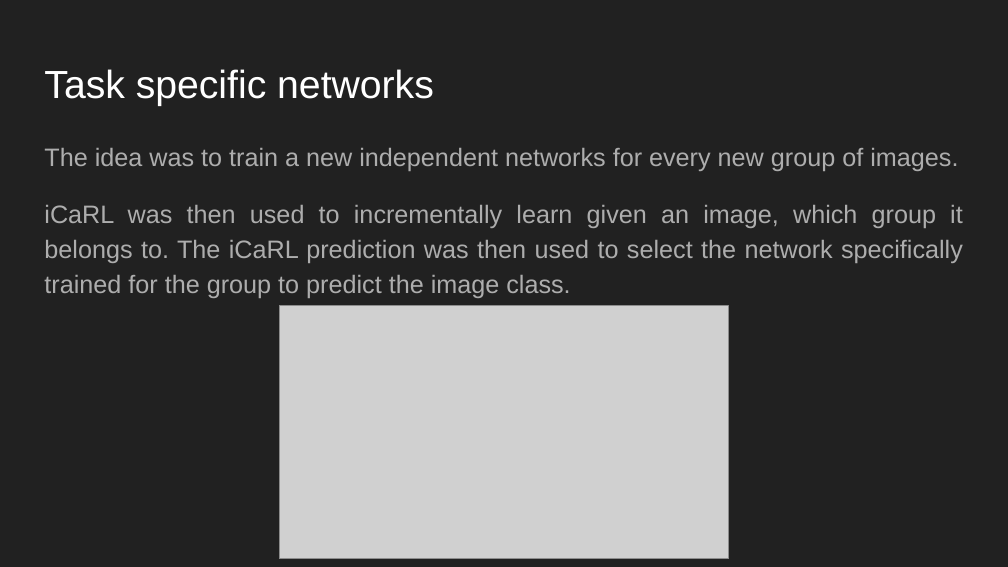
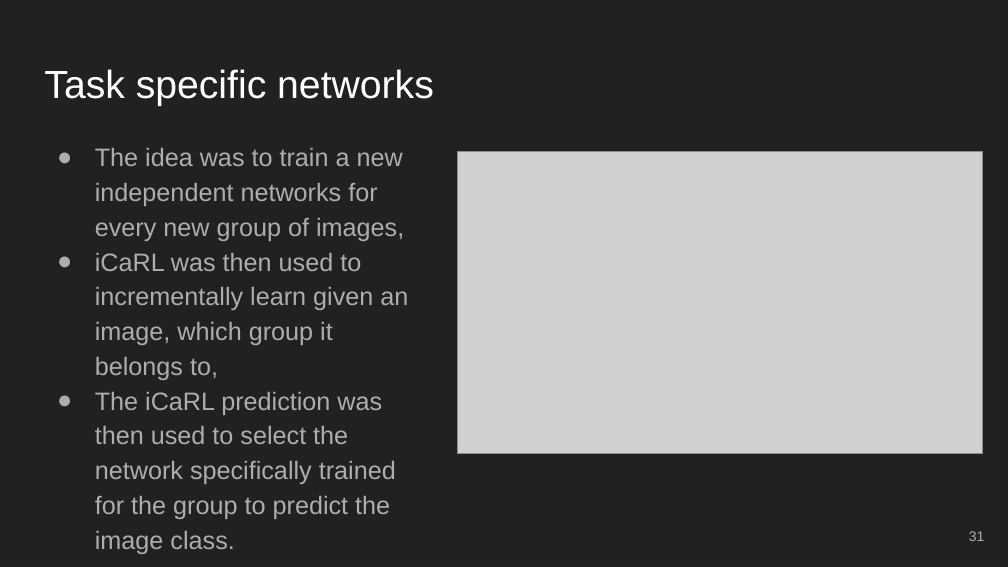
Before and after one commit to danielegenta/Progetto-MLDL, a slide deck: slide 31 of Report/Slides/MLDL_slides.pptx (slide 32 before the commit). Drawn at 1008x567 pixels with LibreOffice and Linux fonts; fonts in the diff are those of the drawing; grey boxes stand for pictures. Boxes give left, top, right and bottom in pixels: in the first picture for what was removed or moved away, otherwise in the second. Text is boxed around its words. In the diff, an @@ line names an element or a change of style, - is before the commit and + after.

```diff
--- a/Report/Slides/MLDL_slides.pptx
+++ b/Report/Slides/MLDL_slides.pptx
@@ text at (95,148,408,519): text changed @@
-The idea was to train a new independent networks for every new group of images.
-iCaRL was then used to incrementally learn given an image, which group it belongs to. The iCaRL prediction was then used to select the network specifically trained for the group to predict the image class.
+● The idea was to train a new independent networks for every new group of images,
+● iCaRL was then used to incrementally learn given an image, which group it belongs to,
+● The iCaRL prediction was then used to select the network specifically trained for the group to predict the image class.
@@ picture: place and size @@
-picture at (279,305,729,558)
+picture at (458,151,983,454)
@@ page number added at (969,531,985,541), 10 pt, text #ADADAD @@
+31
```
Also in this commit, not shown: 33 other slides changed, 1 slide added, 1 slide removed.
